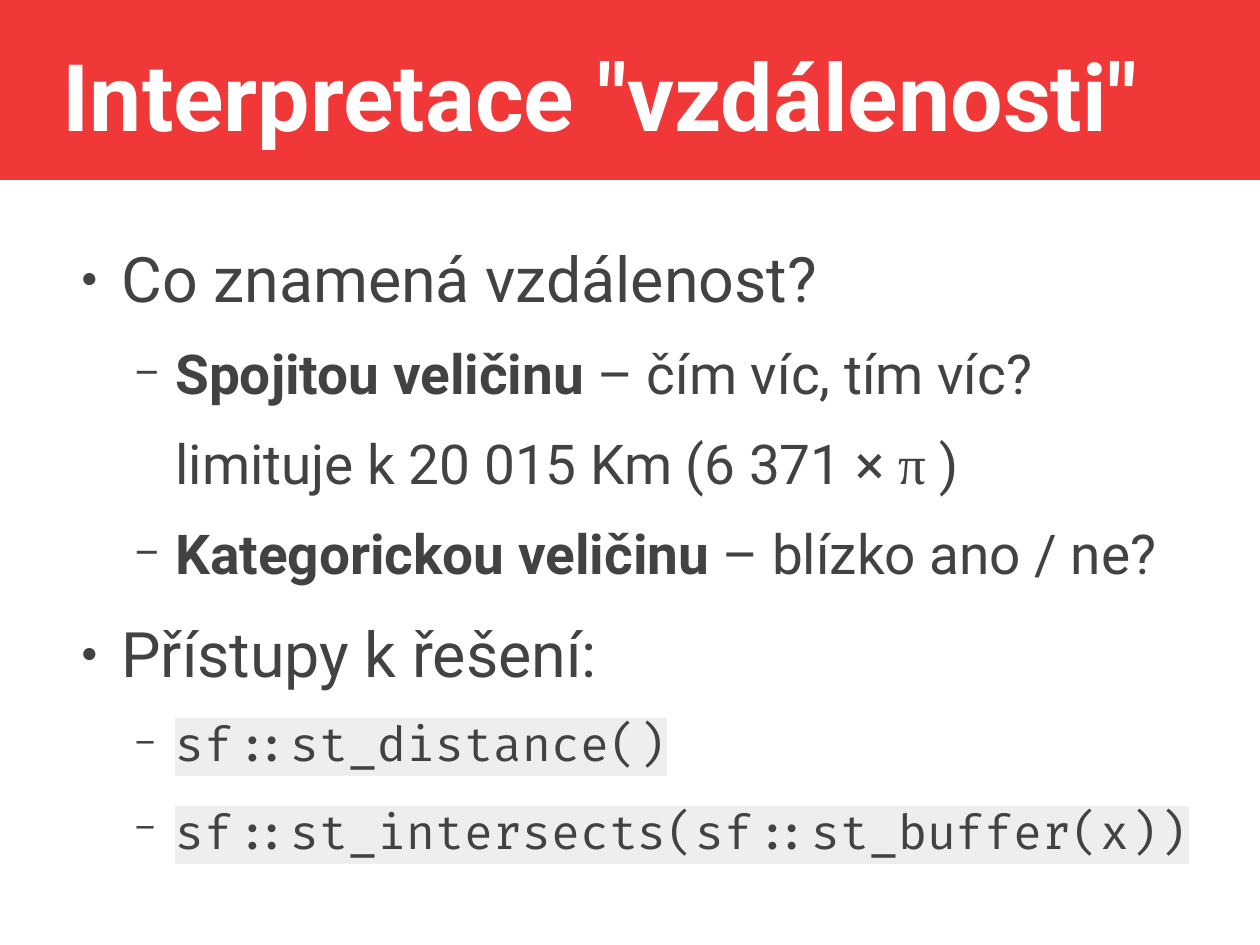
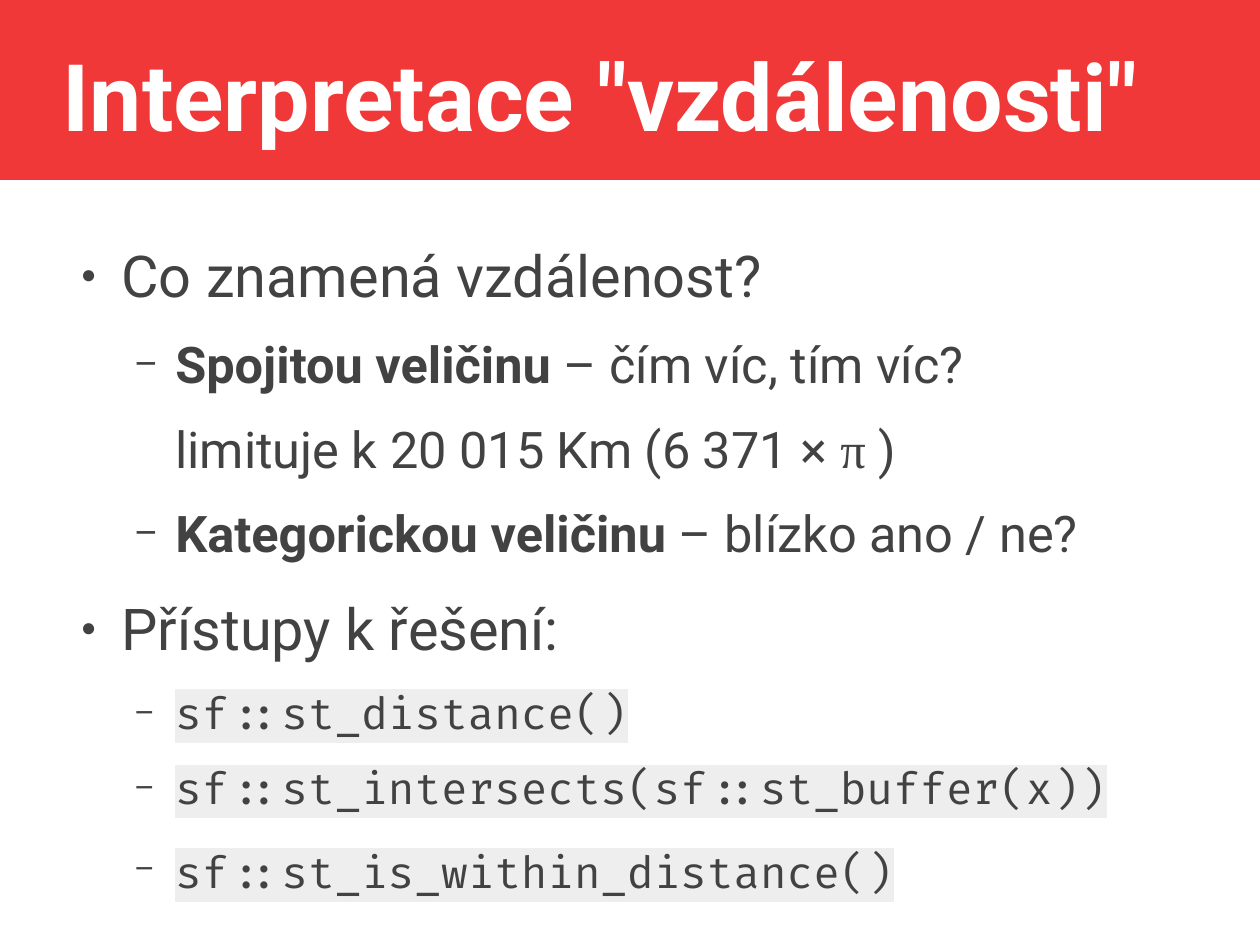
Before and after one commit to jlacko/4EK418, a slide deck: slide 12 of prez/6 - základní statistika.odp. Drawn at 1260x945 pixels with LibreOffice and Linux fonts; fonts in the diff are those of the drawing. Boxes give left, top, right and bottom in pixels: in the first picture for what was removed or moved away, otherwise in the second. Text is boxed around its words. In the diff, an @@ line names an element or a change of style, - is before the commit and + after.

```diff
--- a/prez/6 - základní statistika.odp
+++ b/prez/6 - základní statistika.odp
@@ text at [121,253,1105,812]: size 39.5 to 36.3 pt in "Co znamená vzdálenost?", "Přístupy k řešení:"; size 34.6 to 31.8 pt in "Spojitou veličinu – čím víc, tím víc?", "limituje k 20 015 Km (6 371 ...", "Kategorickou veličinu – blízko ano / ne?"; size 29.6 to 27.2 pt in "sf::st_distance()", "sf::st_intersects(sf::st_buffer(x))" @@
@@ text at [175,853,893,896]: paragraph added @@
+  − sf::st_is_within_distance()
```
Also in this commit, not shown: 8 other files.
